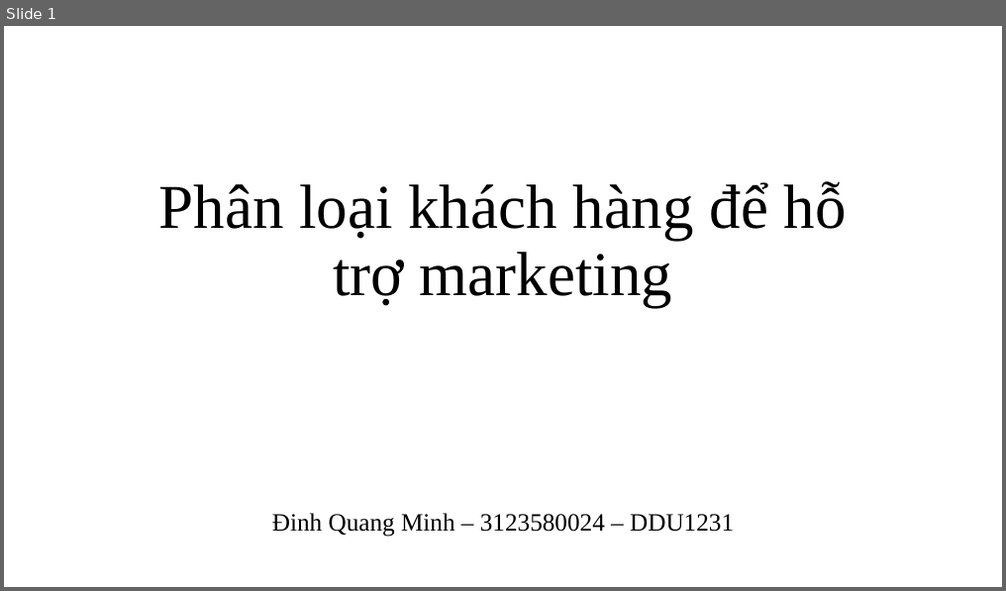
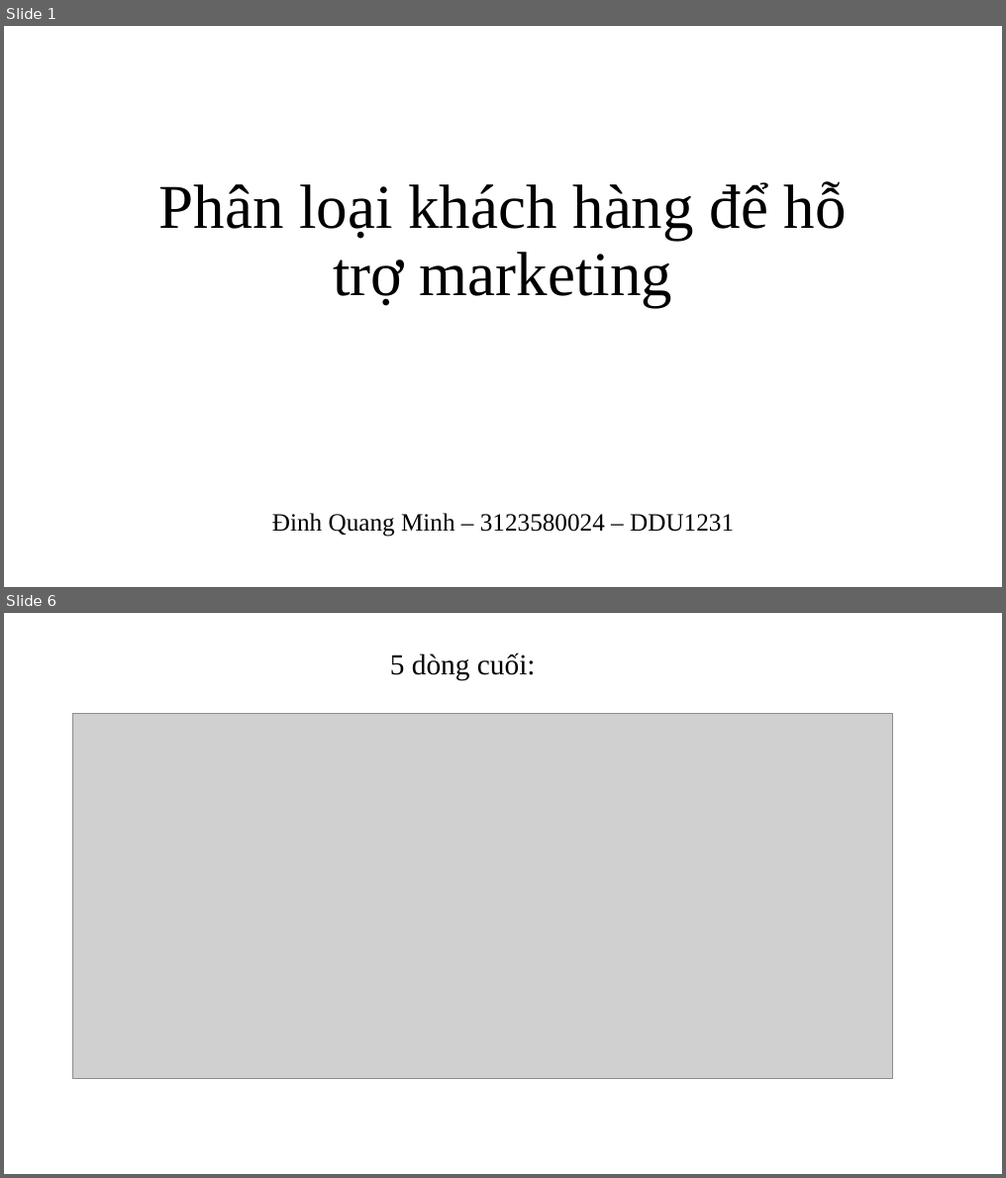
Before and after one commit to QuangMinh03042005/sgu25_kpdl, a slide deck: Lab02/online_retail.pptx. Shown one above the other, each under a label of ours: slide 1 before the commit, slides 1 and 6 after it; the slides between them are not shown. The pictures are 1006x591 and 1006x1178 pixels, drawn with LibreOffice and Linux fonts; fonts in the diff are those of the drawing; grey boxes stand for pictures. Boxes give left, top, right and bottom in pixels: in the first picture for what was removed or moved away, otherwise in the second. Text is boxed around its words. In the diff, an @@ line names an element or a change of style, - is before the commit and + after.

```diff
--- a/Lab02/online_retail.pptx
+++ b/Lab02/online_retail.pptx
@@ slide 6 added at (4,613,1002,1174), background #FFFFFF @@
@@ text added at (390,653,536,680), 28 pt, text #000000 @@
+5 dòng cuối:
@@ picture added at (73,713,893,1078) @@
```
Also in this commit, not shown: 1 slide changed, 22 other slides added, 2 other files.
